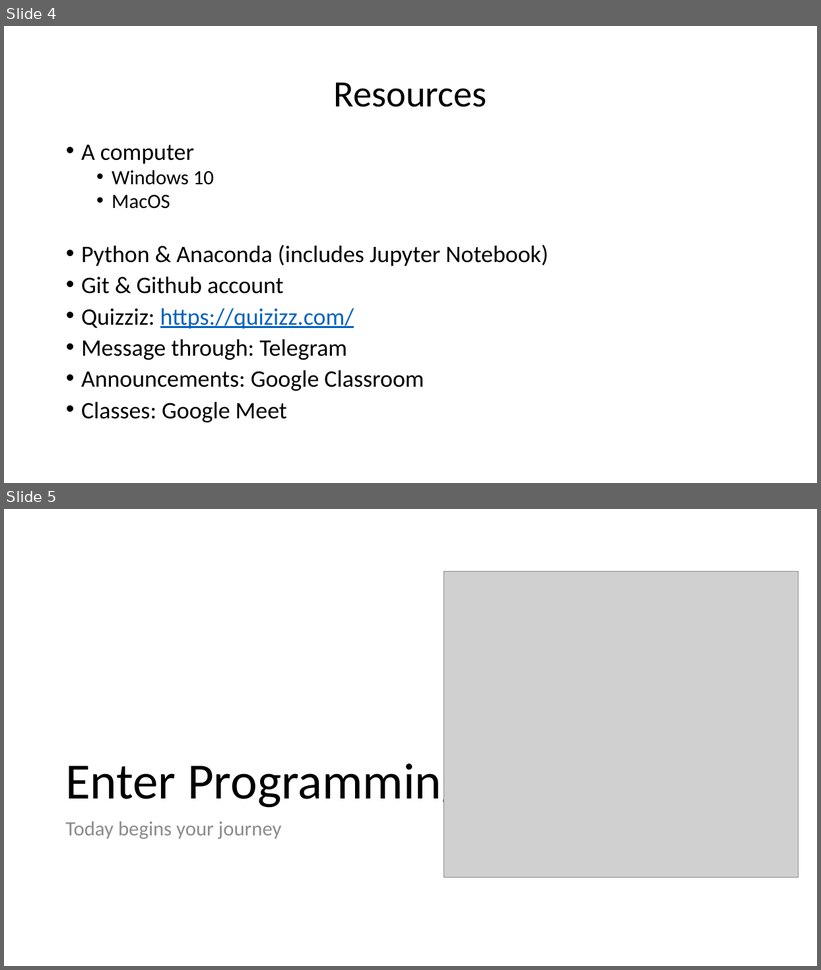
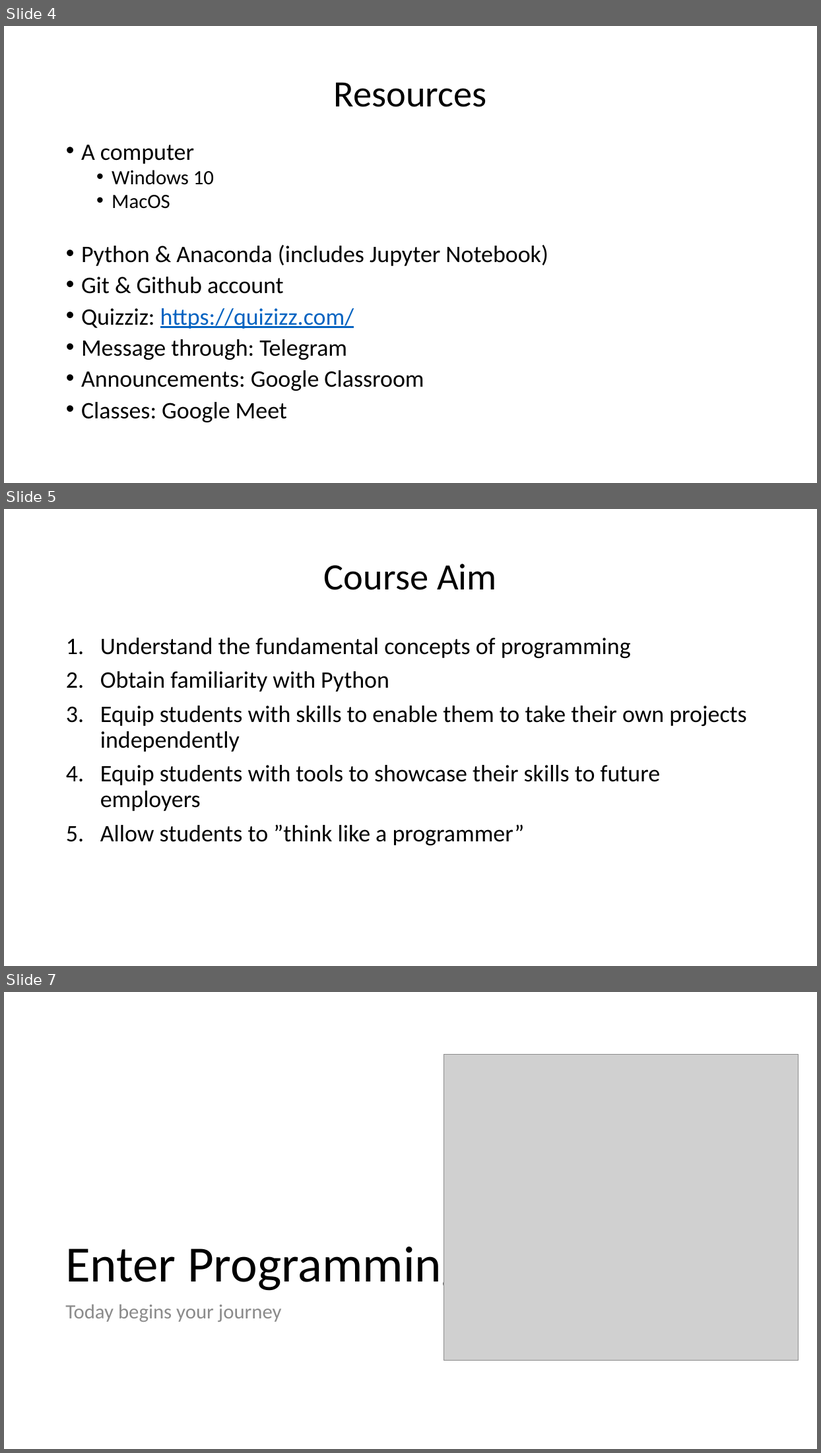
Before and after one commit to asyrul21/recode-beginner-python, a slide deck: lectures/week-1/slides/week1.pptx. Shown one above the other, each under a label of ours: slides 4 and 5 before the commit, slides 4, 5 and 7 after it; the slides between them are not shown. The pictures are 821x970 and 821x1453 pixels, drawn with LibreOffice and Linux fonts; fonts in the diff are those of the drawing; grey boxes stand for pictures. Boxes give left, top, right and bottom in pixels: in the first picture for what was removed or moved away, otherwise in the second. Text is boxed around its words. In the diff, an @@ line names an element or a change of style, - is before the commit and + after.

```diff
--- a/lectures/week-1/slides/week1.pptx
+++ b/lectures/week-1/slides/week1.pptx
@@ slide 5 added at (x1=4, y1=509, x2=817, y2=966), background #FFFFFF @@
@@ title added at (x1=324, y1=564, x2=497, y2=590), 44 pt, text #000000 @@
+Course Aim
@@ text added at (x1=100, y1=638, x2=746, y2=846), 28 pt, text #000000 @@
+1. Understand the fundamental concepts of programming
+2. Obtain familiarity with Python
+3. Equip students with skills to enable them to take their own projects independently
+4. Equip students with tools to showcase their skills to future employers
+5. Allow students to ”think like a programmer”
@@ what was slide 5 is now slide 7 @@
```
Also in this commit, not shown: 1 slide changed, 1 other slide added, 8 other files.
